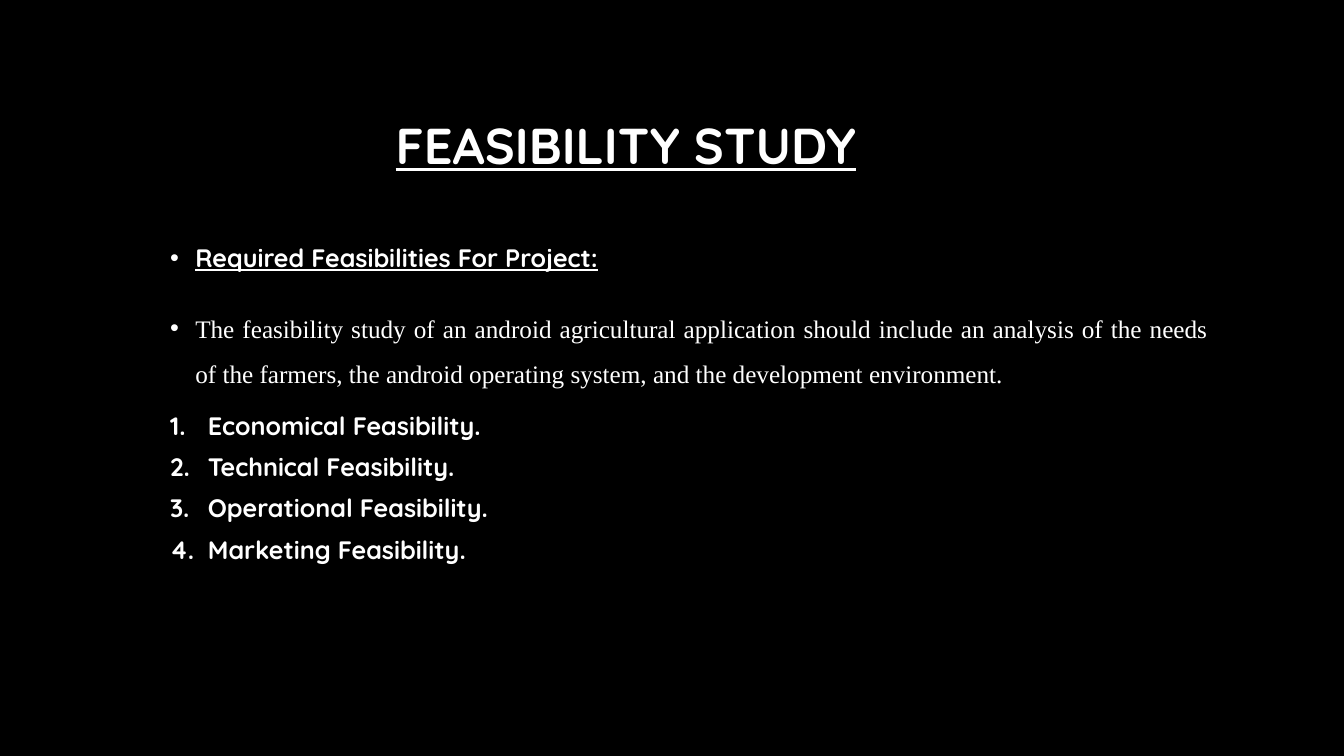
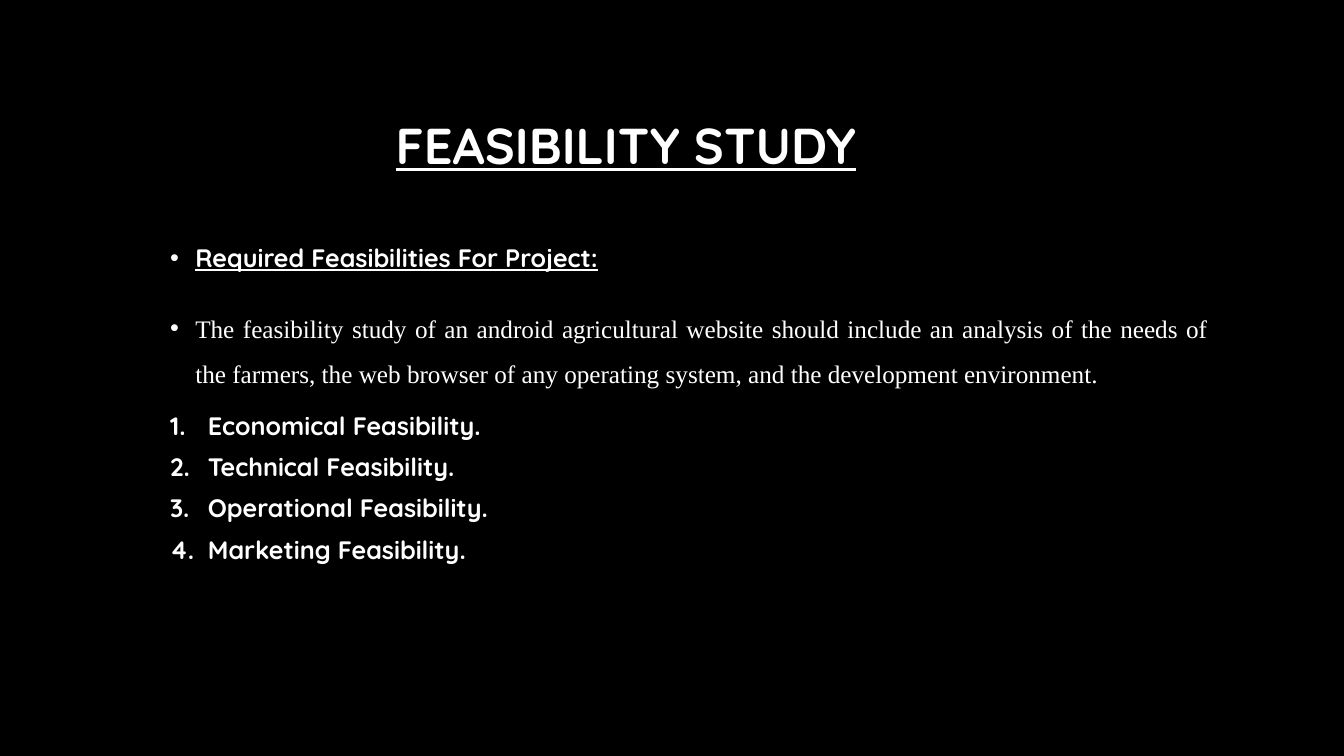
Before and after one commit to SAURABH8974/AGriPoject, a slide deck: slide 7 of ANDROID APP TO CONNECT FARMER TO CUSTOMERS.pptx. Drawn at 1344x756 pixels with LibreOffice and Linux fonts; fonts in the diff are those of the drawing; background and template pictures are left out. Boxes give left, top, right and bottom in pixels: in the first picture for what was removed or moved away, otherwise in the second. Text is boxed around its words. In the diff, an @@ line names an element or a change of style, - is before the commit and + after.

```diff
--- a/ANDROID APP TO CONNECT FARMER TO CUSTOMERS.pptx
+++ b/ANDROID APP TO CONNECT FARMER TO CUSTOMERS.pptx
@@ text at (x1=195, y1=320, x2=1207, y2=389): text changed @@
-• The feasibility study of an android agricultural application should include an analysis of the needs of the farmers, the android operating system, and the development environment.
+• The feasibility study of an android agricultural website should include an analysis of the needs of the farmers, the web browser of any operating system, and the development environment.
```
Also in this commit, not shown: 6 other slides changed.
